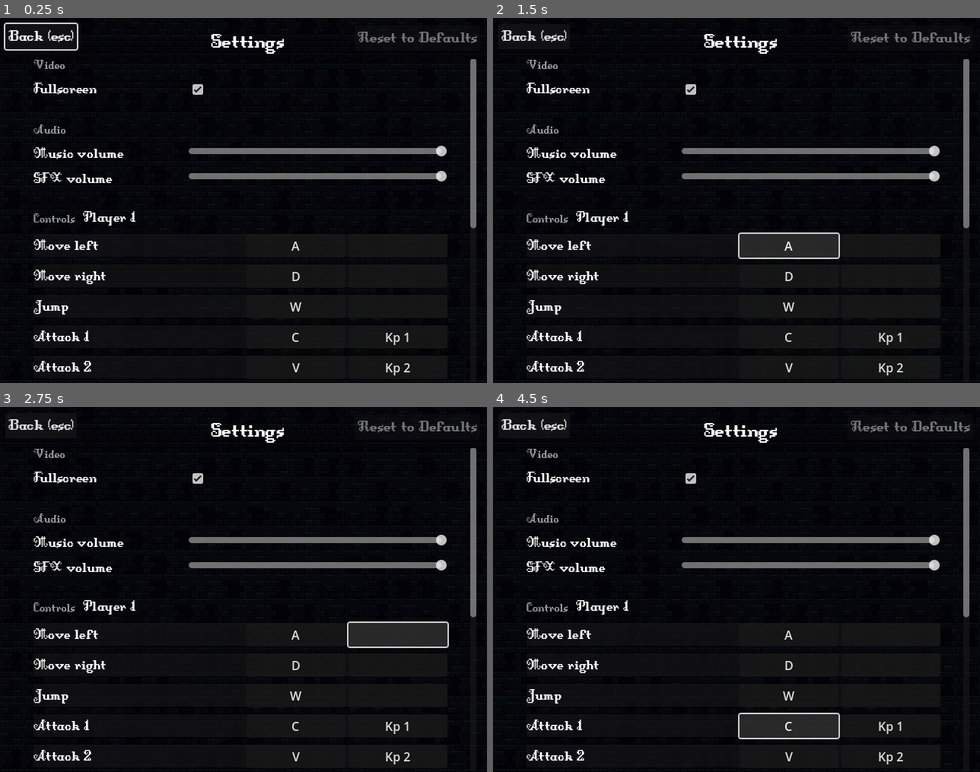
Above: before the commit, frames 1-4 (two rows, left to right).
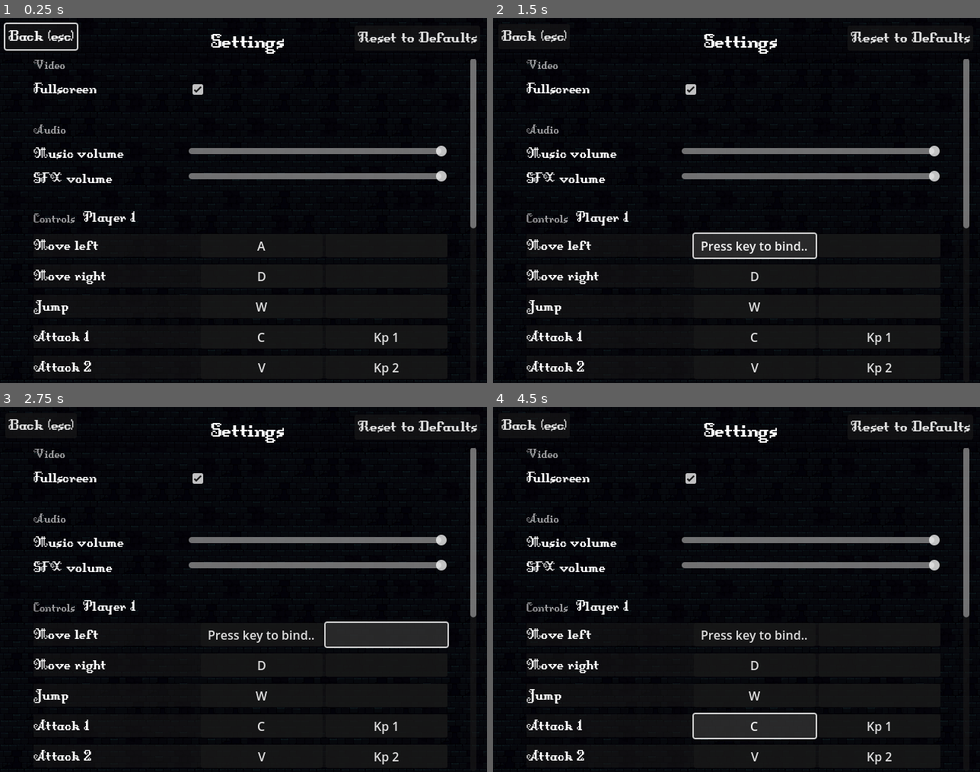
Above: after the commit, the same moments.

Repository: IzalithSky/fighting_game_template
Game: Godot game, scene res://scenes/ui/settings.tscn
The game is run twice, just before and just after one commit, with the same random seed, the same clock (stepped at 60 frames per second) and the same inputs. This scene is started directly instead of the project's main scene.
Inputs (mouse positions are in pixels of both pictures, inside the frame that each line leads up to):
- Up to frame 1 (0.25 s): no input
- Up to frame 2 (1.5 s): click "A" at 0.5 s; click (755, 244) at 1.25 s, where only the run after the commit has a clickable "Press key to bind.."
- Up to frame 3 (2.75 s): click (384, 633) at 2.02 s
- Up to frame 4 (4.5 s): click "D" at 2.75 s; click "W" at 3.5 s; click "C" at 4.25 s

The runs differ from the first frame. In frame 1, 0.8% of the frame differs, in the area x 52-98%, y 3-98%; in frame 2, 1.7%; in frame 3, 1.1%; in frame 4, 1.8%, in the area x 40-98%, y 3-98%.

Commit message:
remapping ui

Diff:
--- a/scenes/ui/settings.tscn
+++ b/scenes/ui/settings.tscn
@@ -213,7 +213,7 @@
 grow_vertical = 0
 theme_override_fonts/font = ExtResource("4_6ye7w")
 theme_override_font_sizes/font_size = 24
-disabled = true
 text = "Reset to Defaults"
 
 [connection signal="pressed" from="BackButton" to="." method="_on_back_button_pressed"]
+[connection signal="pressed" from="ResetButton" to="." method="on_reset_button_pressed"]
--- a/scenes/ui/settings_input_buttons.tscn
+++ b/scenes/ui/settings_input_buttons.tscn
@@ -41,14 +41,14 @@
 size_flags_horizontal = 3
 
 [node name="Button1" type="Button" parent="HBoxContainer"]
-custom_minimum_size = Vector2(130, 0)
+custom_minimum_size = Vector2(160, 0)
 layout_mode = 2
 text = "Input"
 text_overrun_behavior = 3
 clip_text = true
 
 [node name="Button2" type="Button" parent="HBoxContainer"]
-custom_minimum_size = Vector2(130, 0)
+custom_minimum_size = Vector2(160, 0)
 layout_mode = 2
 text = "Input"
 text_overrun_behavior = 3
--- a/scripts/ui/settings.gd
+++ b/scripts/ui/settings.gd
@@ -7,6 +7,7 @@
 
 var is_remapping = false
 var action_to_remap = null
+var event_to_remap = null
 var remapping_button = null
 var input_actions = {
 	"left": "Move left",
@@ -43,23 +44,59 @@
 		for event in events:
 			if !(event is InputEventJoypadButton or event is InputEventJoypadMotion):
 				filtered_events.append(event)
-
+		var event1 = null
 		if filtered_events.size() > 0:
+			event1 = filtered_events[0]
 			input_button1.text = filtered_events[0].as_text().trim_suffix(" (Physical)")
 		else:
 			input_button1.text = ""
+
+		var event2 = null
 		if filtered_events.size() > 1:
+			event2 = filtered_events[1]
 			input_button2.text = filtered_events[1].as_text().trim_suffix(" (Physical)")
 		else:
 			input_button2.text = ""
 		action_list.add_child(button)
+		input_button1.pressed.connect(on_input_button_pressed.bind(prefix + action, event1, input_button1))
+		input_button2.pressed.connect(on_input_button_pressed.bind(prefix + action, event2, input_button2))
+
+func on_input_button_pressed(action, event, clicked_button):
+	if !is_remapping:
+		is_remapping = true
+		action_to_remap = action
+		event_to_remap = event
+		remapping_button = clicked_button
+		clicked_button.text = "Press key to bind.."
 
 func _input(event: InputEvent):
-	if event.is_action_pressed("ui_cancel"):
+	if is_remapping:
+		if event is InputEventKey:
+			if event.is_action_pressed("ui_cancel"):
+				if event_to_remap == null:
+					remapping_button.text = ""
+				else:
+					remapping_button.text = event_to_remap.as_text().trim_suffix(" (Physical)")
+			else:
+				InputMap.action_erase_event(action_to_remap, event_to_remap)
+				InputMap.action_add_event(action_to_remap, event)
+				remapping_button.text = event.as_text().trim_suffix(" (Physical)")
+
+			is_remapping = false
+			action_to_remap = null
+			event_to_remap = null
+			remapping_button = null
+			accept_event()
+
+	elif event.is_action_pressed("ui_cancel"):
 		close_scene()
+
 
 func _on_back_button_pressed() -> void:
 	close_scene()
 
 func close_scene():
 	queue_free()
+
+func on_reset_button_pressed() -> void:
+	create_action_list()
